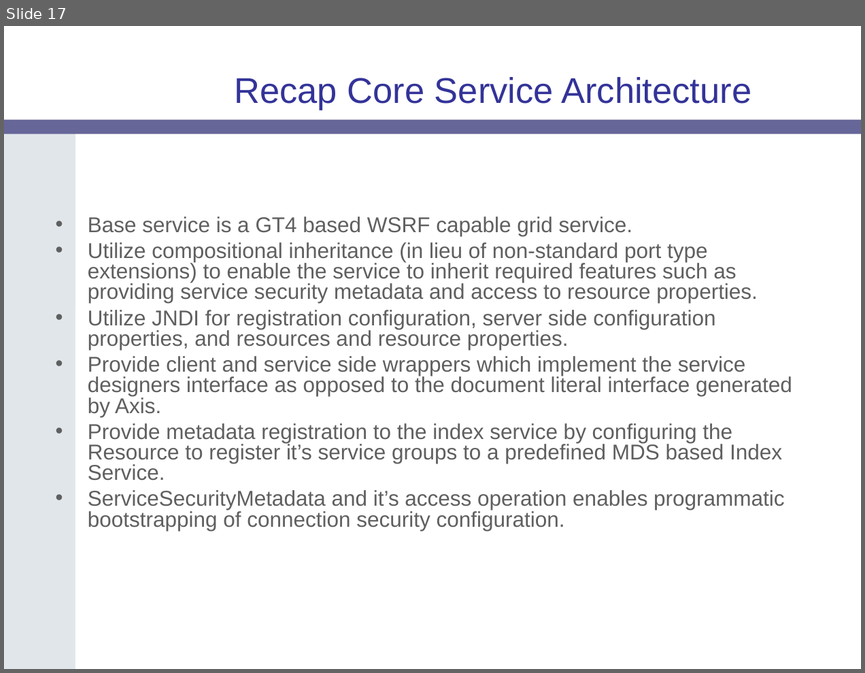
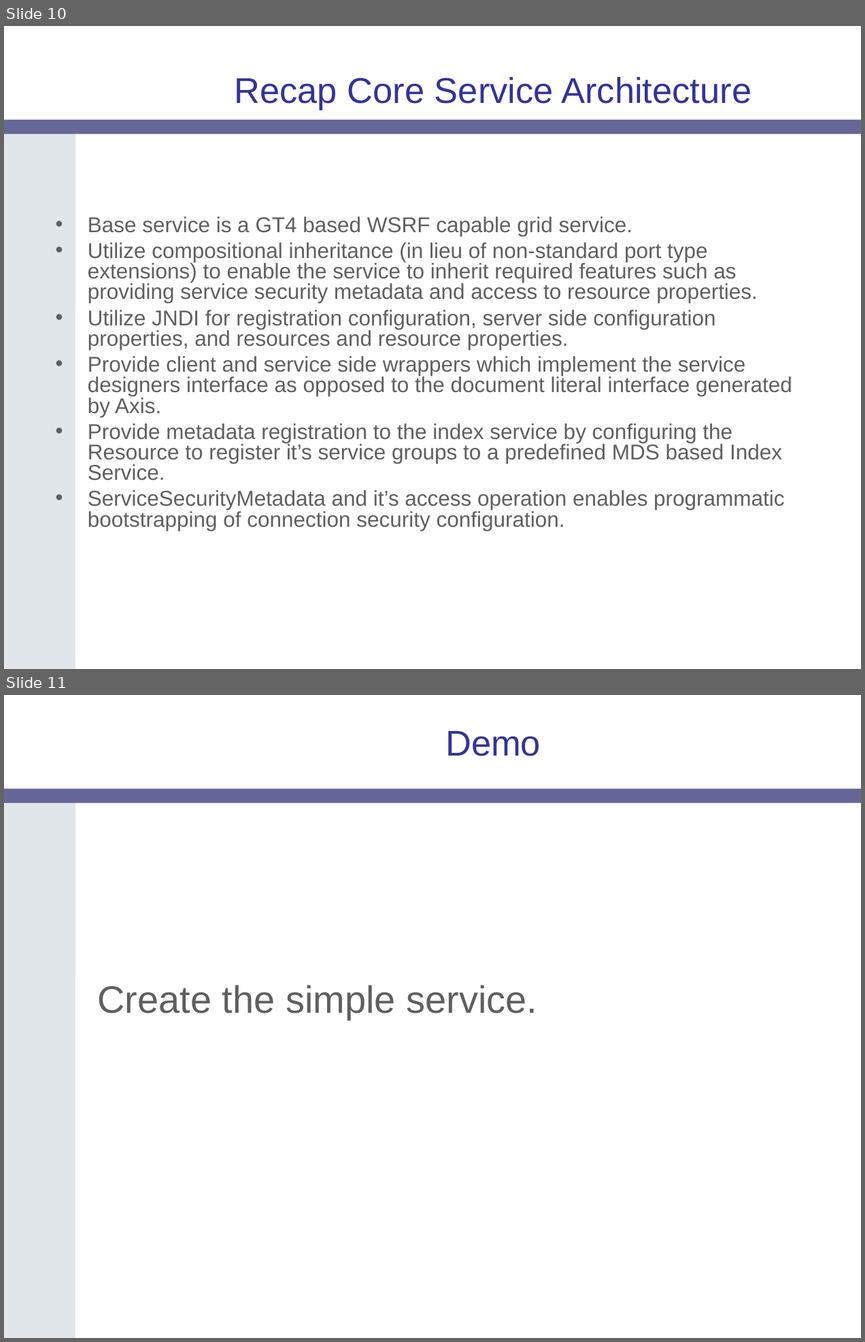
Before and after one commit to NCIP/cagrid-portal, a slide deck: cagrid-1-0/Documentation/presentations/introduce/Introduce-OGF19.ppt. Shown one above the other, each under a label of ours: slide 17 before the commit, slides 10 and 11 after it. The pictures are 865x673 and 865x1342 pixels, drawn with LibreOffice and Linux fonts; fonts in the diff are those of the drawing; background and template pictures are left out. Boxes give left, top, right and bottom in pixels: in the first picture for what was removed or moved away, otherwise in the second. Text is boxed around its words. In the diff, an @@ line names an element or a change of style, - is before the commit and + after.

```diff
--- a/cagrid-1-0/Documentation/presentations/introduce/Introduce-OGF19.ppt
+++ b/cagrid-1-0/Documentation/presentations/introduce/Introduce-OGF19.ppt
@@ slide 11 added at box(4, 695, 861, 1338), background #FFFFFF; not listed: 2 template elements that a slide beside it also shows @@
@@ title added at box(445, 731, 541, 756), 30 pt, text #333399 @@
+Demo
@@ text added at box(97, 985, 538, 1020), 32 pt, text #5F5F5F @@
+Create the simple service.
@@ what was slide 17 is now slide 10 @@
```
Also in this commit, not shown: 5 slides changed, 2 other slides added, 1 slide removed.
